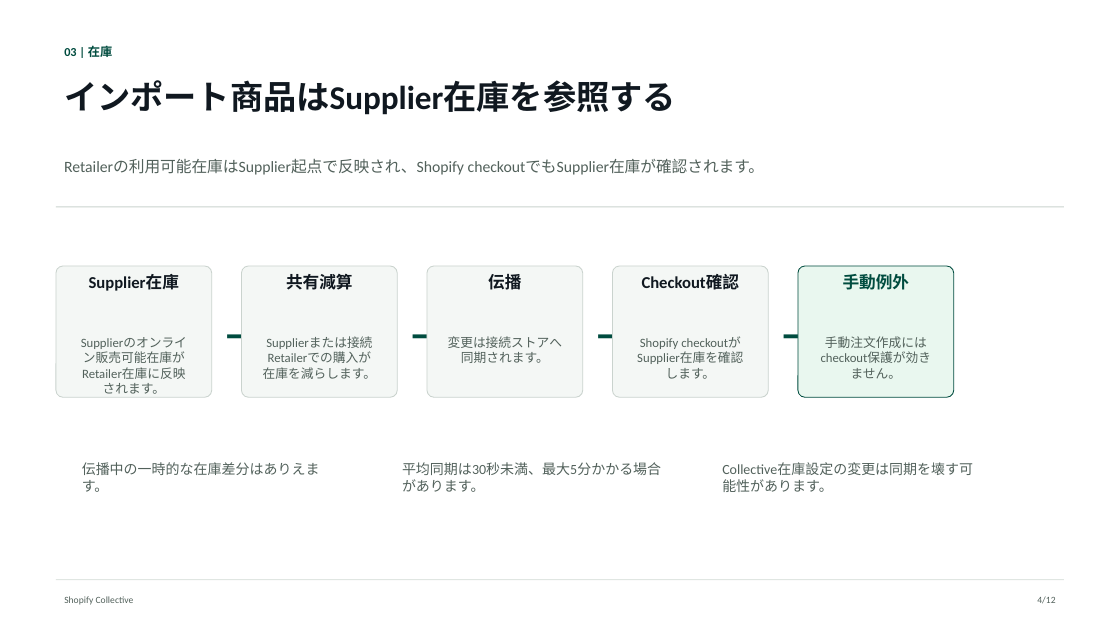
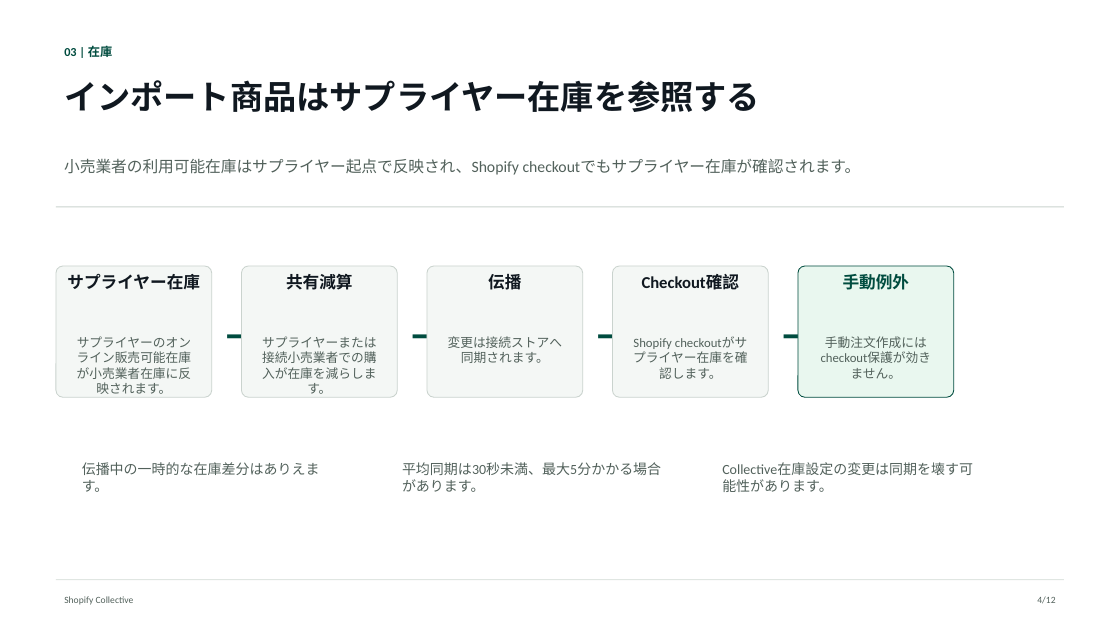
Before and after one commit to shopify-apac-ts/shopify-technical-docs, a slide deck: slide 4 of products/shopify-collective/ja/shopify-collective-architecture-ja.pptx. Drawn at 1120x630 pixels with LibreOffice and Linux fonts; fonts in the diff are those of the drawing. Boxes give left, top, right and bottom in pixels: in the first picture for what was removed or moved away, otherwise in the second. Text is boxed around its words. In the diff, an @@ line names an element or a change of style, - is before the commit and + after.

```diff
--- a/products/shopify-collective/ja/shopify-collective-architecture-ja.pptx
+++ b/products/shopify-collective/ja/shopify-collective-architecture-ja.pptx
@@ text at (x1=64, y1=80, x2=760, y2=112): text changed @@
-インポート商品はSupplier在庫を参照する
+インポート商品はサプライヤー在庫を参照する
@@ text at (x1=64, y1=159, x2=861, y2=175): text changed @@
-Retailerの利用可能在庫はSupplier起点で反映され、Shopify checkoutでもSupplier在庫が確認されます。
+小売業者の利用可能在庫はサプライヤー起点で反映され、Shopify checkoutでもサプライヤー在庫が確認されます。
@@ text in rounded rectangle at (x1=67, y1=274, x2=200, y2=290): text changed @@
-Supplier在庫
+サプライヤー在庫
@@ text at (x1=77, y1=336, x2=192, y2=394): text changed @@
-Supplierのオンライン販売可能在庫がRetailer在庫に反映されます。
+サプライヤーのオンライン販売可能在庫が小売業者在庫に反映されます。
@@ text at (x1=262, y1=336, x2=377, y2=394): text changed @@
-Supplierまたは接続Retailerでの購入が在庫を減らします。
+サプライヤーまたは接続小売業者での購入が在庫を減らします。
@@ text at (x1=633, y1=338, x2=721, y2=379): text changed @@
-Shopify checkoutがSupplier在庫を確認します。
+Shopify checkoutがサプライヤー在庫を確認します。
```
Also in this commit, not shown: 11 other slides changed, 5 other files.
